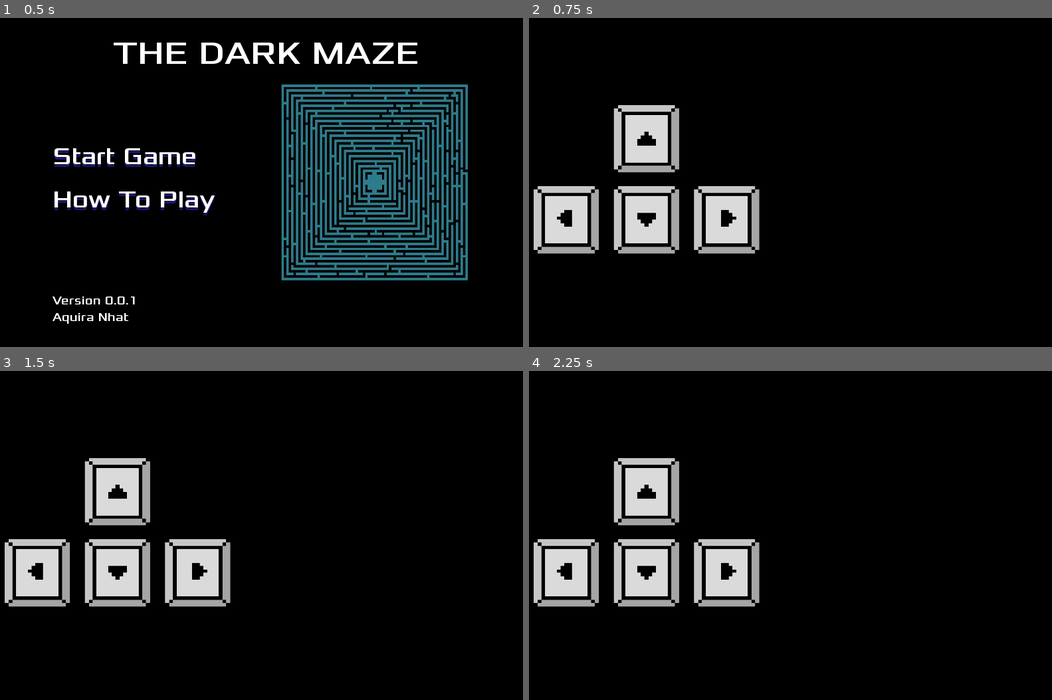
Above: before the commit, frames 1-4 (two rows, left to right).
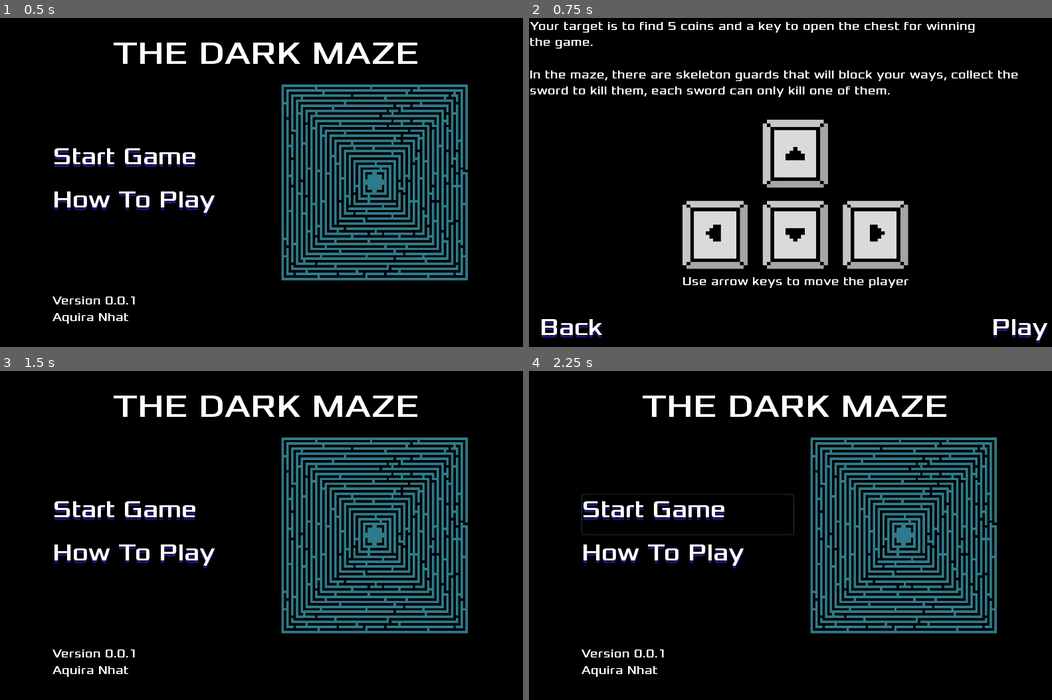
Above: after the commit, the same moments.

Repository: Nhat180/MazeGame
Game: Godot game, scene res://UI/Title screen/TitleScreen.tscn
The game is run twice, just before and just after one commit, with the same random seed, the same clock (stepped at 60 frames per second) and the same inputs.
Inputs (mouse positions are in pixels of both pictures, inside the frame that each line leads up to):
- Up to frame 1 (0.5 s): no input
- Up to frame 2 (0.75 s): click "How To Play" at 0.5 s
- Up to frame 3 (1.5 s): click (41, 680) at 1.25 s, where only the run after the commit has a clickable "Back"
- Up to frame 4 (2.25 s): click (685, 515) at 2 s, where only the run after the commit has a clickable "Start Game"

Frame 1 is identical in both runs. In frame 2, 19% of the frame differs, in the area x 0-100%, y 1-99%; in frame 3, 23%; in frame 4, 24%, in the area x 0-90%, y 7-93%.

Commit message:
Update and fix bugs

Diff:
--- /dev/null
+++ b/UI/GuideScreen.gd
@@ -0,0 +1,13 @@
+extends Control
+
+
+onready var playButton = $Play
+onready var backButton = $Back
+
+
+func _ready():
+	playButton.connect("pressed", self, "on_Button_pressed", [playButton.scene_to_load])
+	backButton.connect("pressed", self, "on_Button_pressed", [backButton.scene_to_load])
+
+func on_Button_pressed(scene_to_load):
+	get_tree().change_scene(scene_to_load)
--- a/UI/GuideScreen.tscn
+++ b/UI/GuideScreen.tscn
@@ -1,10 +1,23 @@
-[gd_scene load_steps=2 format=2]
+[gd_scene load_steps=8 format=2]
 
 [ext_resource path="res://PikPng.com_keys-png.png" type="Texture" id=1]
+[ext_resource path="res://Font/Xolonium-Regular.ttf" type="DynamicFontData" id=2]
+[ext_resource path="res://UI/Title screen/Button/Back.tscn" type="PackedScene" id=3]
+[ext_resource path="res://UI/Title screen/Button/Play.tscn" type="PackedScene" id=4]
+[ext_resource path="res://UI/GuideScreen.gd" type="Script" id=5]
+
+[sub_resource type="DynamicFont" id=2]
+size = 24
+font_data = ExtResource( 2 )
+
+[sub_resource type="DynamicFont" id=1]
+size = 24
+font_data = ExtResource( 2 )
 
 [node name="GuideScreen" type="Control"]
 anchor_right = 1.0
 anchor_bottom = 1.0
+script = ExtResource( 5 )
 __meta__ = {
 "_edit_use_anchors_": false
 }
@@ -13,20 +26,61 @@
 anchor_right = 1.0
 anchor_bottom = 1.0
 color = Color( 0, 0, 0, 1 )
+__meta__ = {
+"_edit_use_anchors_": false
+}
 
-[node name="HBoxContainer" type="HBoxContainer" parent="."]
+[node name="GuideMenu" type="VBoxContainer" parent="."]
 anchor_right = 1.0
 anchor_bottom = 1.0
 __meta__ = {
 "_edit_use_anchors_": false
 }
 
-[node name="CenterContainer" type="CenterContainer" parent="HBoxContainer"]
-margin_right = 500.0
-margin_bottom = 680.0
+[node name="Label" type="Label" parent="GuideMenu"]
+margin_right = 1024.0
+margin_bottom = 228.0
+size_flags_vertical = 1
+custom_fonts/font = SubResource( 2 )
+text = "
+Your target is to find 5 coins and a key to open the chest for winning
+the game.
 
-[node name="TextureRect" type="TextureRect" parent="HBoxContainer/CenterContainer"]
-margin_top = 60.0
-margin_right = 500.0
-margin_bottom = 620.0
+In the maze, there are skeleton guards that will block your ways, collect the
+sword to kill them, each sword can only kill one of them.
+"
+
+[node name="MovementGuide" type="VBoxContainer" parent="GuideMenu"]
+margin_top = 232.0
+margin_right = 1024.0
+margin_bottom = 566.0
+
+[node name="CenterContainer" type="CenterContainer" parent="GuideMenu/MovementGuide"]
+margin_right = 1024.0
+margin_bottom = 300.0
+
+[node name="TextureRect" type="TextureRect" parent="GuideMenu/MovementGuide/CenterContainer"]
+margin_left = 287.0
+margin_right = 737.0
+margin_bottom = 300.0
 texture = ExtResource( 1 )
+
+[node name="ArrowLabel" type="Label" parent="GuideMenu/MovementGuide"]
+margin_top = 304.0
+margin_right = 1024.0
+margin_bottom = 334.0
+custom_fonts/font = SubResource( 1 )
+text = "Use arrow keys to move the player"
+align = 1
+
+[node name="Play" parent="." instance=ExtResource( 4 )]
+margin_left = 891.0
+margin_top = 596.0
+margin_right = 1004.0
+margin_bottom = 661.0
+
+[node name="Back" parent="." instance=ExtResource( 3 )]
+margin_left = 19.0
+margin_top = 596.0
+margin_right = 147.0
+margin_bottom = 659.0
